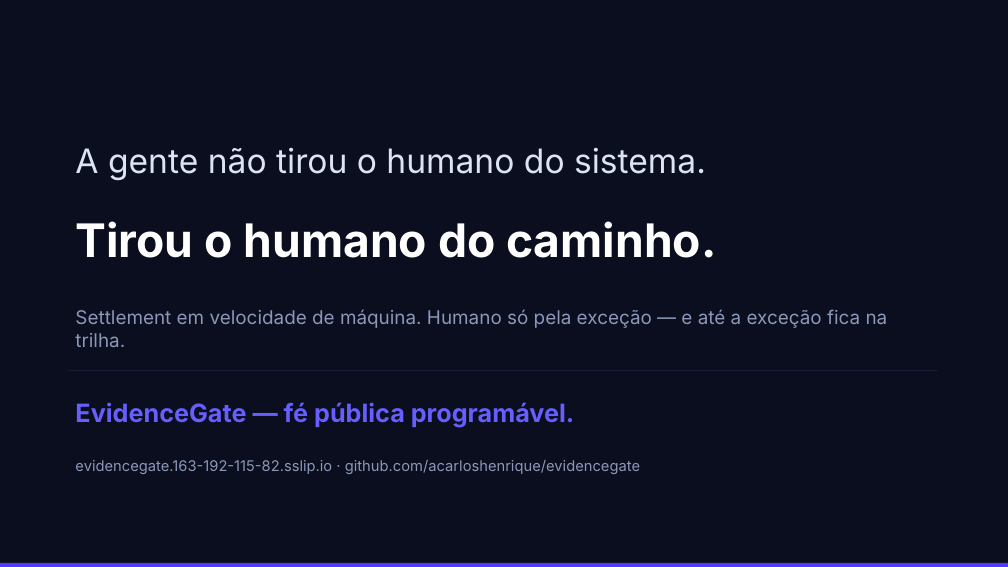
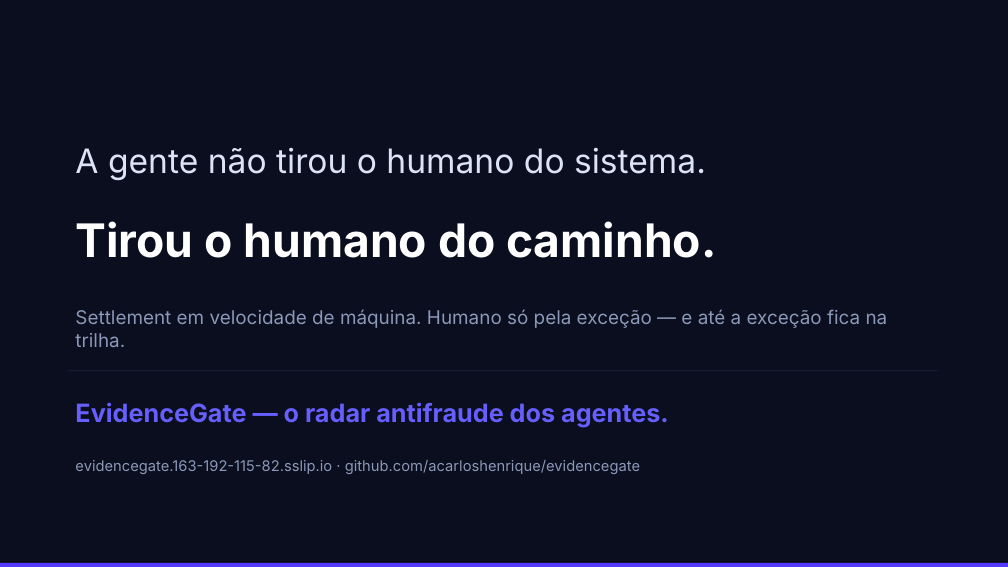
Before and after one commit to acarloshenrique/evidencegate, a slide deck: slide 8 of docs/evidencegate-deck.pptx. Drawn at 1008x567 pixels with LibreOffice and Linux fonts; fonts in the diff are those of the drawing. Boxes give left, top, right and bottom in pixels: in the first picture for what was removed or moved away, otherwise in the second. Text is boxed around its words. In the diff, an @@ line names an element or a change of style, - is before the commit and + after.

```diff
--- a/docs/evidencegate-deck.pptx
+++ b/docs/evidencegate-deck.pptx
@@ text at (75, 402, 669, 427): text changed @@
-EvidenceGate — fé pública programável.
+EvidenceGate — o radar antifraude dos agentes.
```
Also in this commit, not shown: 5 other slides changed.
